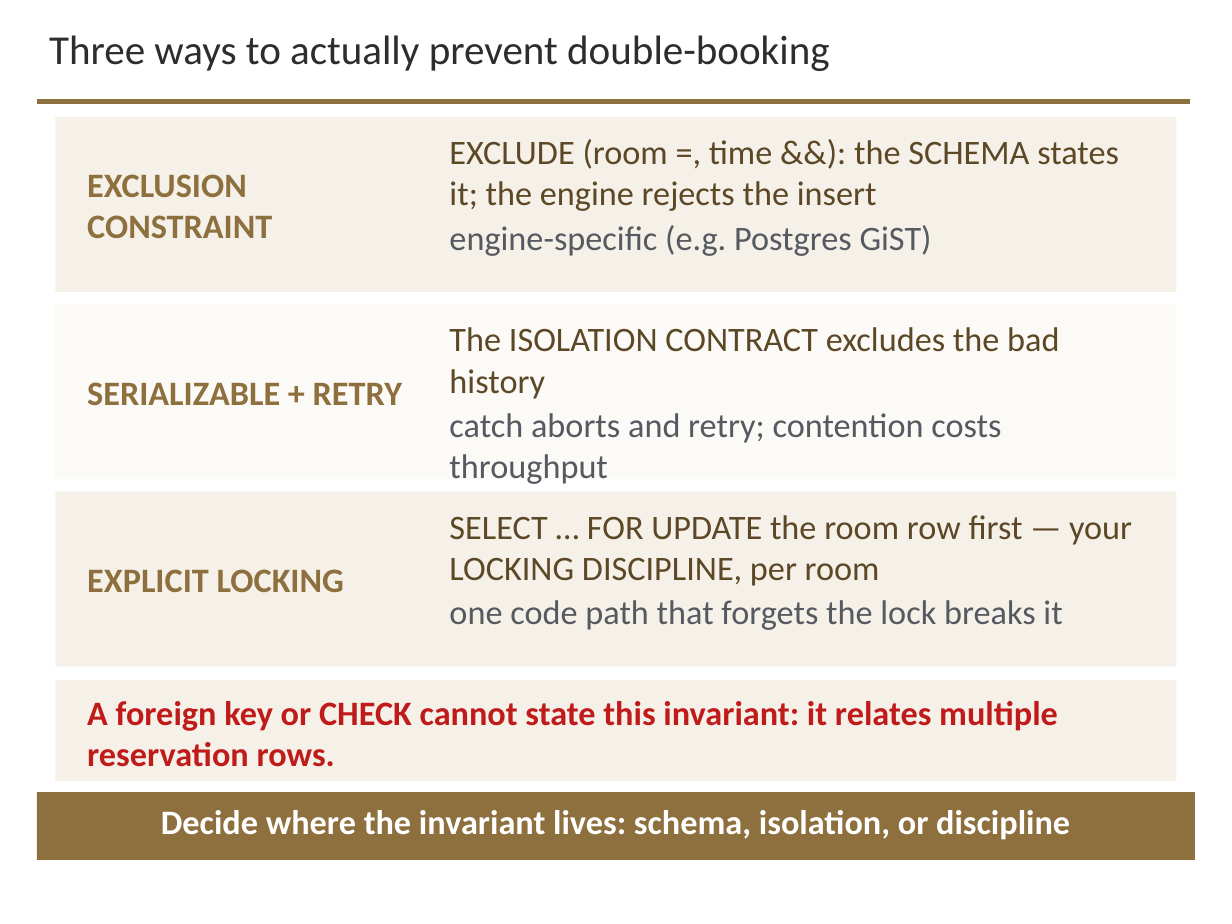
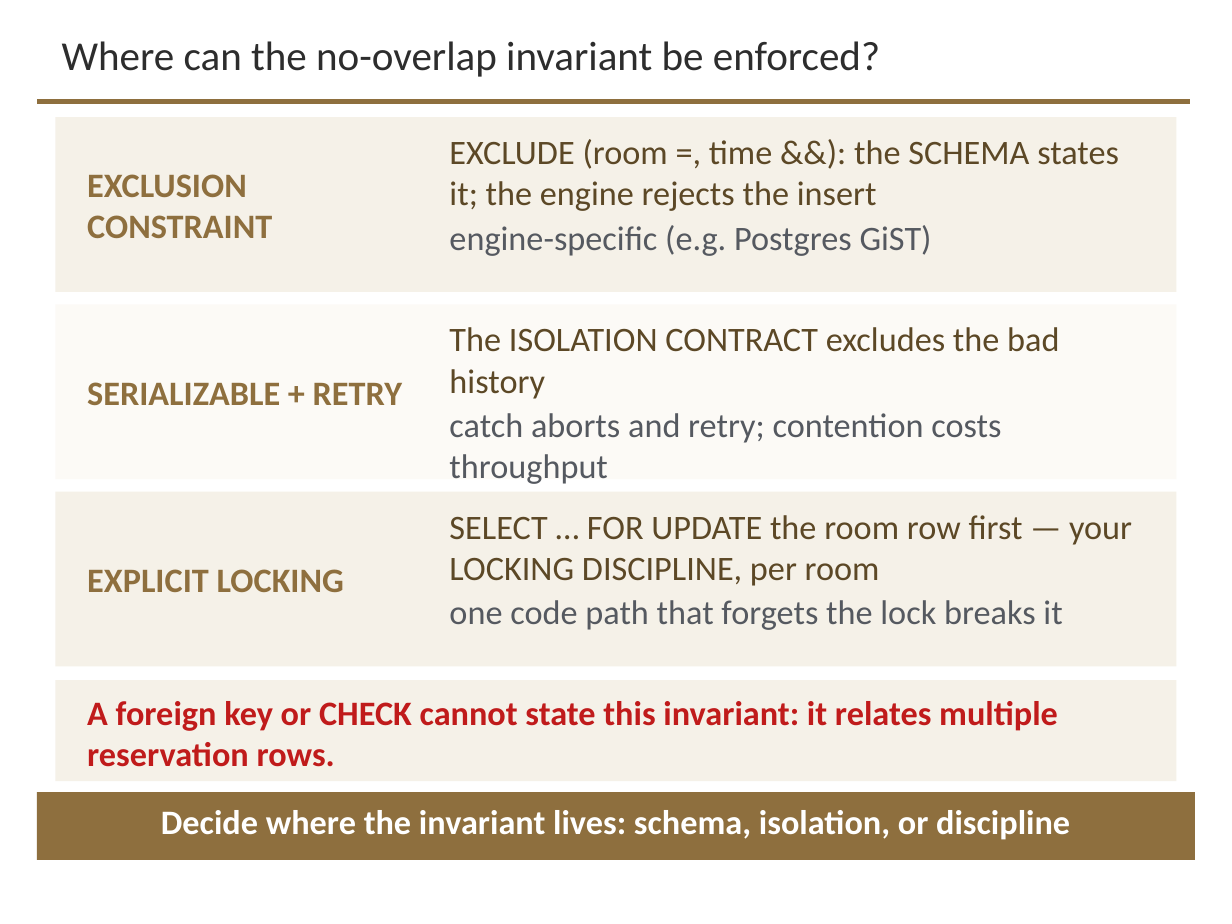
Before and after one commit to davisjam/model-based-agentic-software-engineering, a slide deck: slide 24 of course/lectures/act-3-software-in-the-world/02-compute-environments-and-data-management/3-2-Data-Management.pptx (slide 23 before the commit). Drawn at 1232x924 pixels with LibreOffice and Linux fonts; fonts in the diff are those of the drawing; background and template pictures are left out. Boxes give left, top, right and bottom in pixels: in the first picture for what was removed or moved away, otherwise in the second. Text is boxed around its words. In the diff, an @@ line names an element or a change of style, - is before the commit and + after.

```diff
--- a/course/lectures/act-3-software-in-the-world/02-compute-environments-and-data-management/3-2-Data-Management.pptx
+++ b/course/lectures/act-3-software-in-the-world/02-compute-environments-and-data-management/3-2-Data-Management.pptx
@@ title "Where can the no-overlap invariant ..." at (62, 41, 880, 77): vertical alignment top to middle @@
@@ title at (62, 41, 880, 77): text changed @@
-Three ways to actually prevent double-booking
+Where can the no-overlap invariant be enforced?
```
Also in this commit, not shown: 26 other slides changed, 1 slide added.
